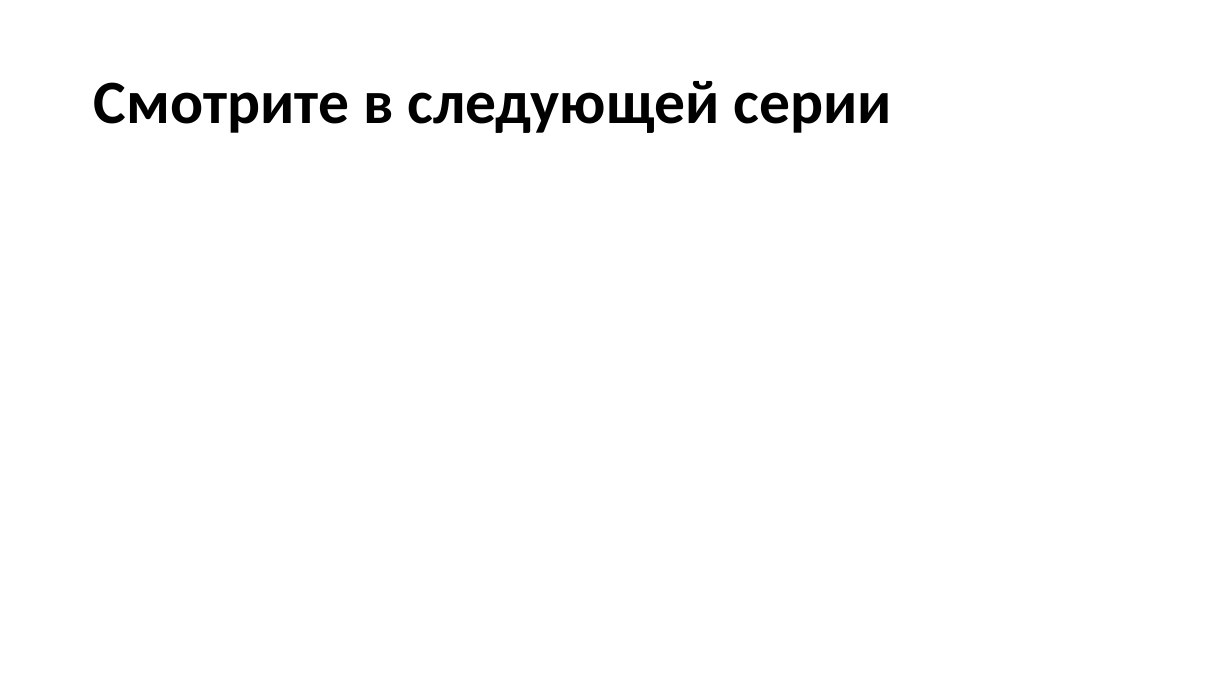
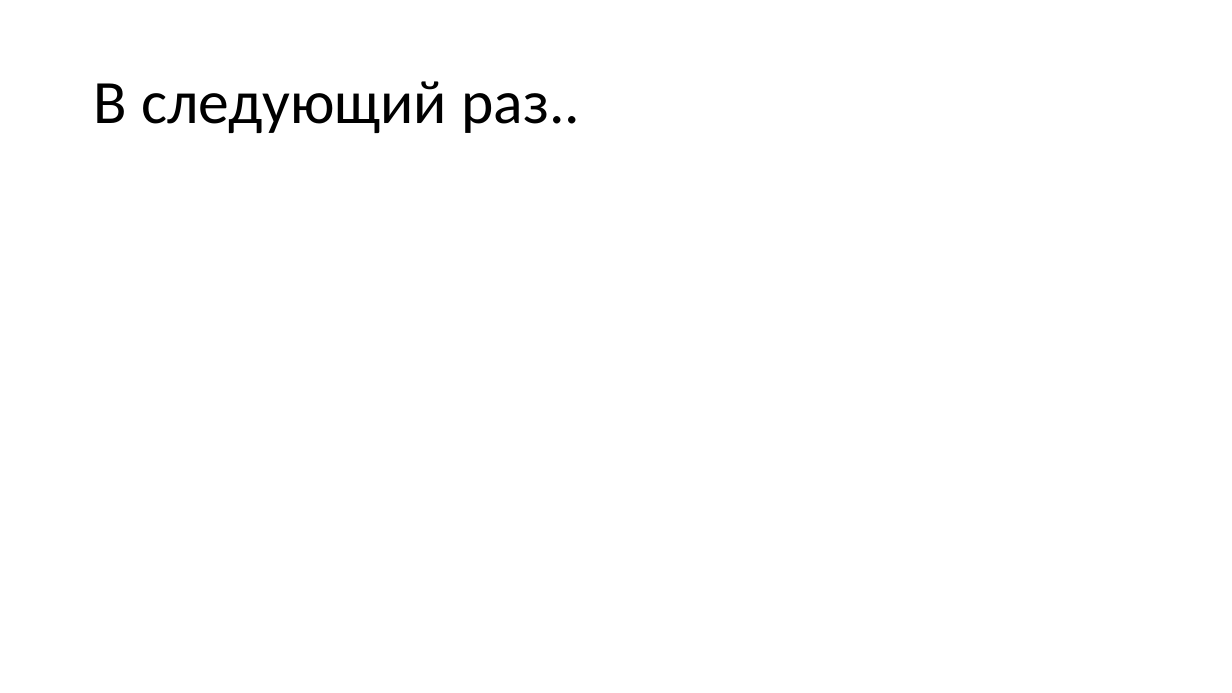
Before and after one commit to dzmitry-varabei/front-end-course, a slide deck: slide 70 of git-commit-code-review/Presentation1.pptx (slide 78 before the commit). Drawn at 1232x693 pixels with LibreOffice and Linux fonts; fonts in the diff are those of the drawing; background and template pictures are left out. Boxes give left, top, right and bottom in pixels: in the first picture for what was removed or moved away, otherwise in the second. Text is boxed around its words. In the diff, an @@ line names an element or a change of style, - is before the commit and + after.

```diff
--- a/git-commit-code-review/Presentation1.pptx
+++ b/git-commit-code-review/Presentation1.pptx
@@ title at bbox=[94, 81, 580, 133]: text changed; bold off @@
-Смотрите в следующей серии
+В следующий раз..
```
Also in this commit, not shown: 16 other slides changed, 8 slides removed, 1 other file.
